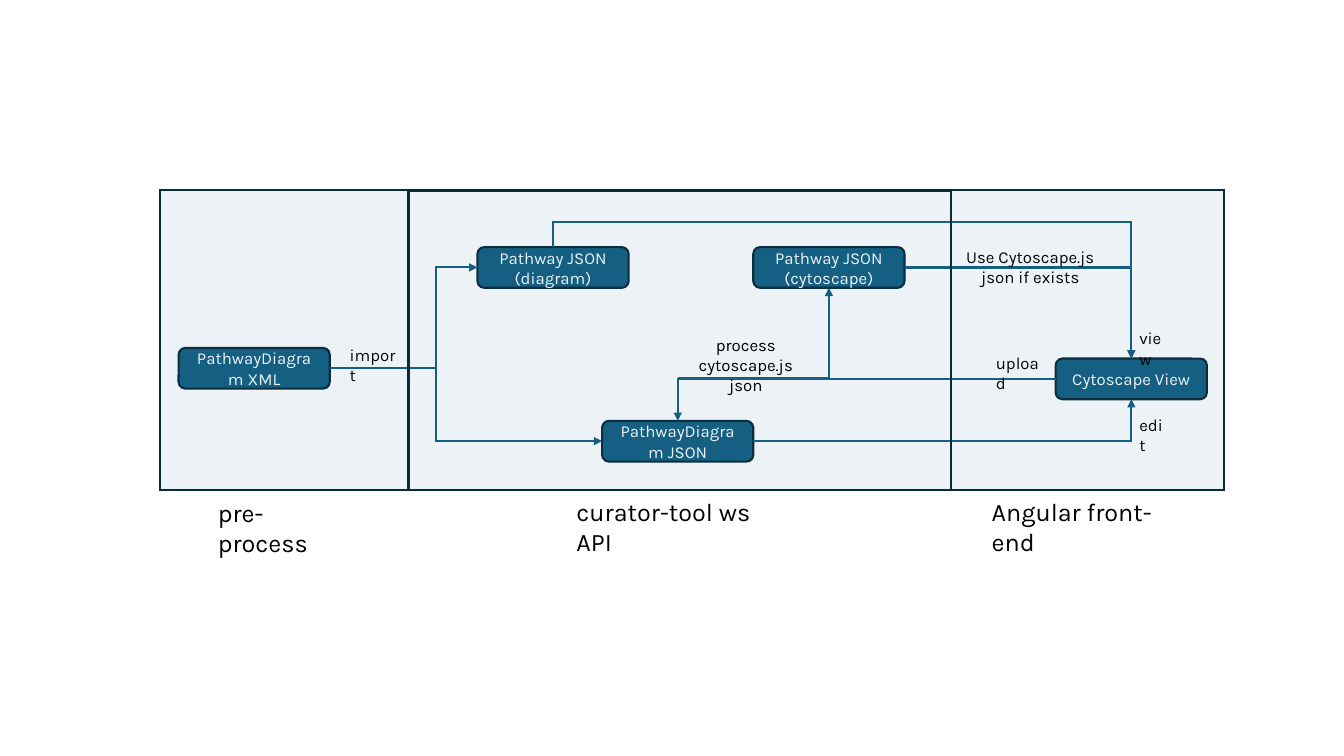
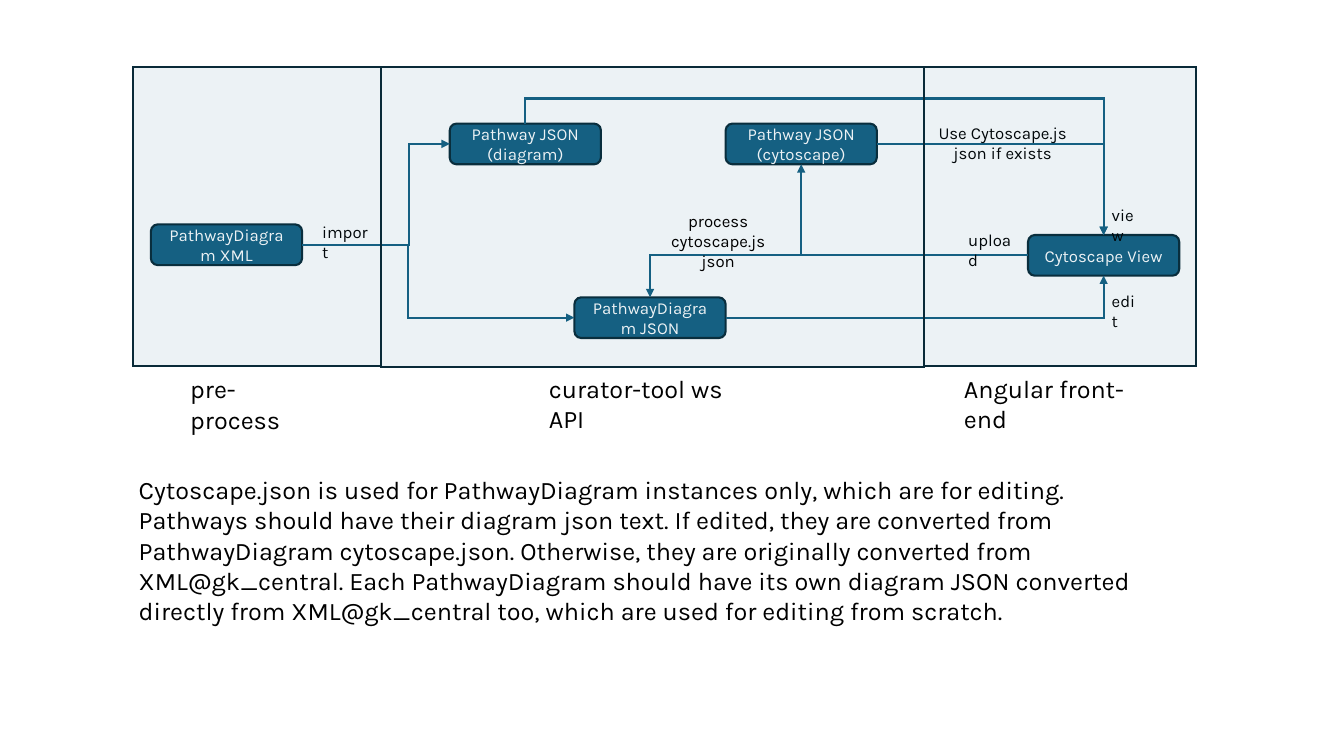
Before and after one commit to reactome/curator-tool-ws, a slide deck: slide 1 of docs/DiagramWorkflow.pptx. Drawn at 1344x756 pixels with LibreOffice and Linux fonts; fonts in the diff are those of the drawing. Boxes give left, top, right and bottom in pixels: in the first picture for what was removed or moved away, otherwise in the second. Text is boxed around its words. In the diff, an @@ line names an element or a change of style, - is before the commit and + after.

```diff
--- a/docs/DiagramWorkflow.pptx
+++ b/docs/DiagramWorkflow.pptx
@@ 5 elbow arrows, 4 texts, 2 rounded rectangles, 1 rectangle: place and size @@
-5 elbow arrows, 4 texts, 2 rounded rectangles, 1 rectangle at <box>218,191,1224,558</box>
+5 elbow arrows, 4 texts, 2 rounded rectangles, 1 rectangle at <box>190,67,1196,435</box>
@@ 5 texts, 3 rounded rectangles, 2 rectangles, 2 elbow arrows: place and size @@
-5 texts, 3 rounded rectangles, 2 rectangles, 2 elbow arrows at <box>160,191,1183,490</box>
+5 texts, 3 rounded rectangles, 2 rectangles, 2 elbow arrows at <box>133,67,1155,366</box>
@@ text added at <box>139,481,1130,627</box>, 18 pt, text #000000 @@
+Cytoscape.json is used for PathwayDiagram instances only, which are for editing.
+Pathways should have their diagram json text. If edited, they are converted from PathwayDiagram cytoscape.json. Otherwise, they are originally converted from XML@gk_central. Each PathwayDiagram should have its own diagram JSON converted directly from XML@gk_central too, which are used for editing from scratch.
```
Also in this commit, not shown: 1 other file.
